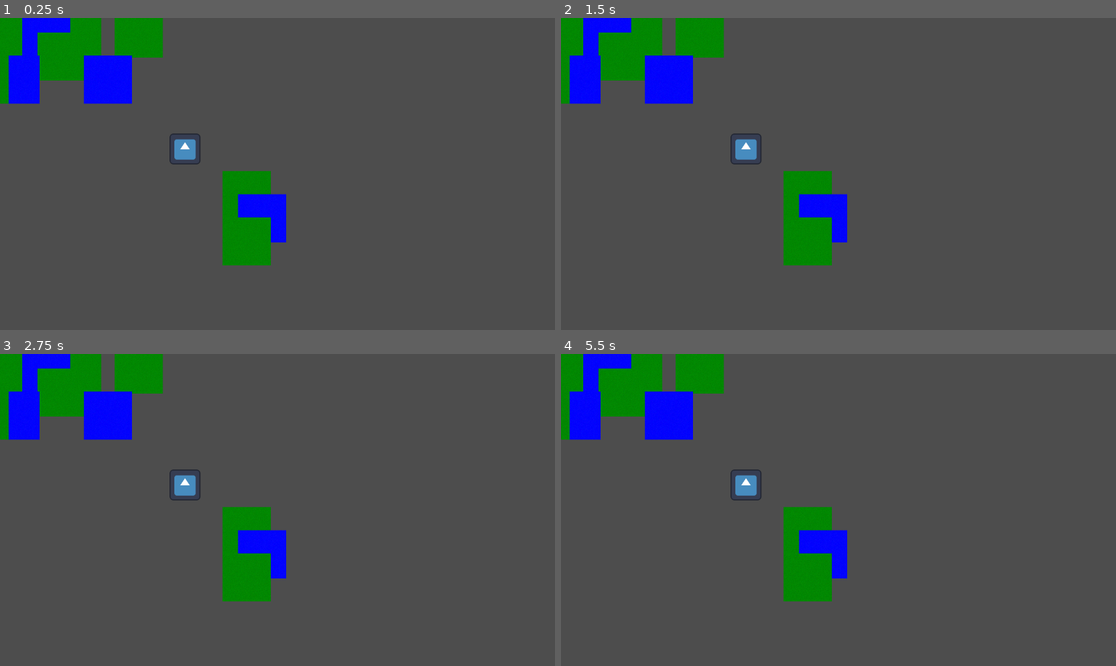
Above: before the commit, frames 1-4 (two rows, left to right).
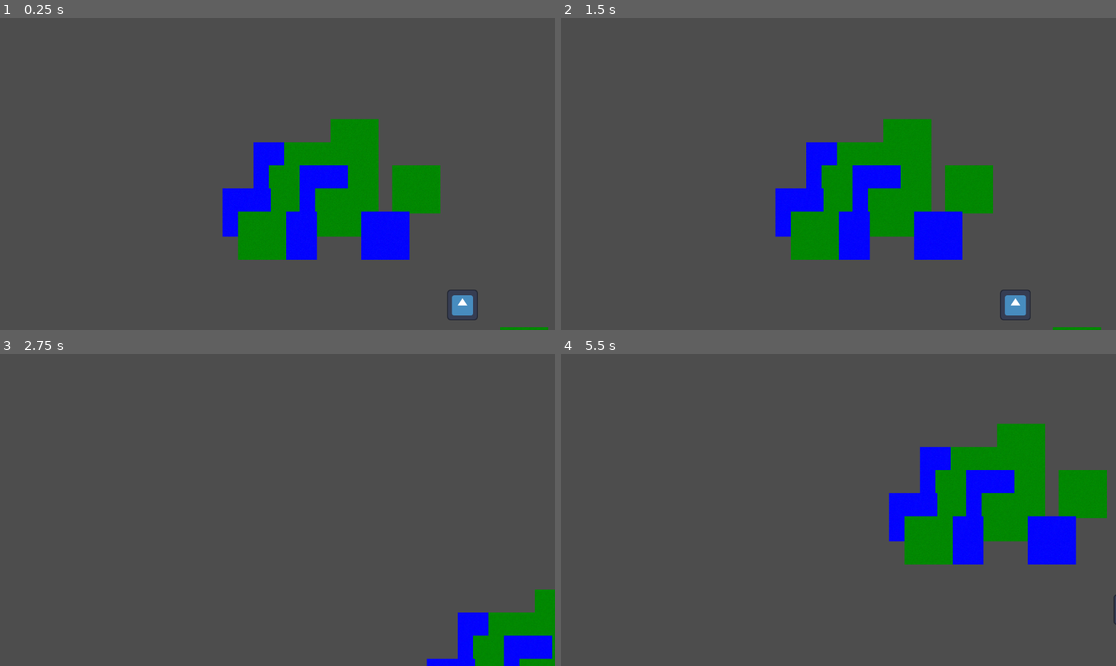
Above: after the commit, the same moments.

Repository: HedgeLizards/tomb_raiser
Game: Godot game, scene res://scenes/main.tscn
Same seed, same stepped clock (60 frames per second), same inputs: the game is played once before the commit and once after it. The engine's default icon, where the game draws it, is replaced by a stand-in: a white triangle on a blue panel in a dark square.
Inputs (mouse positions are in pixels of both pictures, inside the frame that each line leads up to; where the layout moved, square brackets give the same spot in the first picture):
- Up to frame 1 (0.25 s): no input
- Up to frame 2 (1.5 s): click (1021, 305) [744, 149] at 0.5 s; tap Enter at 1.25 s; move the mouse to (960, 158) at 1.27 s; hold Right from 1.28 s (still down); tap Space at 1.35 s; click (960, 158) at 1.42 s
- Up to frame 3 (2.75 s): tap Space at 1.52, 1.82 s; release Right at 2 s; drag from (166, 525) to (249, 572) at 2.02 s
- Up to frame 4 (5.5 s): move the mouse to (894, 441) at 2.77 s; hold Right 2.78-3.5 s; tap Space at 2.85, 4.35, 4.52, 4.82 s; click (894, 441) at 2.92 s; drag from (810, 572) to (672, 463) at 3.52 s; move the mouse to (1005, 556) at 4.27 s; hold Left 4.28-5 s; click (1005, 556) at 4.42 s; drag from (672, 463) to (755, 432) at 5.02 s

The runs differ from the first frame. In frame 1, 19% of the frame differs, in the area x 0-99%, y 0-100%; in frame 2, 18%; in frame 3, 13%; in frame 4, 22%, in the area x 0-100%, y 0-87%.

Commit message:
Add MapCamera2D for zooming, keyboard panning and dragging

Diff:
--- /dev/null
+++ b/code/MapCamera2D.gd
@@ -0,0 +1,254 @@
+class_name MapCamera2D
+extends Camera2D
+## A node that adds mouse, keyboard and gesture zooming, panning and dragging to [Camera2D].
+
+## Zoom speed: multiplies [member Camera2D.zoom] each mouse wheel scroll (set to 1 to disable zooming).
+@export_range(0.1, 10) var zoom_factor := 1.25
+## Minimum [member Camera2D.zoom].
+@export_range(0.01, 100) var zoom_min := 0.1
+## Maximum [member Camera2D.zoom].
+@export_range(0.01, 100) var zoom_max := 10.0
+## If [code]true[/code], [member MapCamera2D.zoom_min] is effectively increased (up to [member MapCamera2D.zoom_max]) to stay within limits.
+@export var zoom_limited := true
+## If [code]true[/code], mouse zooming is done relative to the cursor (instead of to the center of the screen).
+@export var zoom_relative := true
+## If [code]true[/code], zooming can also be done with the plus and minus keys.
+@export var zoom_keyboard := true
+
+## Pan speed: adds to [member Camera2D.offset] while the cursor is near the viewport's edges (set to 0 to disable panning).
+@export_range(0, 10000) var pan_speed := 250.0
+## Maximum number of pixels away from the viewport's edges for the cursor to be considered near.
+@export_range(0, 1000) var pan_margin := 25.0
+## If [code]true[/code], panning can also be done with the arrow keys (and space bar for centering).
+@export var pan_keyboard := true
+
+## If [code]true[/code], the map can be dragged while holding the left mouse button.
+@export var drag := true
+## Slide after dragging: multiplies the final drag movement each second (set to 0 to stop immediately).
+@export_range(0, 1) var drag_inertia := 0.1
+
+var _tween_offset
+var _tween_zoom
+var _pan_direction: set = _set_pan_direction
+var _pan_direction_mouse = Vector2.ZERO
+var _dragging = false
+var _drag_movement = Vector2()
+
+@onready var _target_zoom = zoom
+
+func _ready():
+	_pan_direction = Vector2.ZERO
+
+	change_zoom()
+
+	get_viewport().size_changed.connect(change_zoom)
+
+func _process(delta):
+	if _drag_movement == Vector2.ZERO:
+		clamp_offset(_pan_direction * pan_speed * delta / zoom)
+	else:
+		_drag_movement *= drag_inertia ** delta
+
+		clamp_offset(-_drag_movement / zoom)
+
+		if _drag_movement.length_squared() < 0.01:
+			set_process(false)
+			set_physics_process(false)
+
+func _physics_process(delta):
+	_process(delta)
+
+func _unhandled_input(event):
+	if event is InputEventMagnifyGesture:
+		change_zoom(1 + ((zoom_factor if zoom_factor > 1 else 1 / zoom_factor) - 1) * (event.factor - 1) * 2.5)
+	elif event is InputEventPanGesture:
+		change_zoom(1 + (1 / zoom_factor - 1) * event.delta.y / 7.5)
+	elif event is InputEventMouseButton:
+		if event.pressed:
+			match event.button_index:
+				MOUSE_BUTTON_WHEEL_UP:
+					change_zoom(zoom_factor)
+				MOUSE_BUTTON_WHEEL_DOWN:
+					change_zoom(1 / zoom_factor)
+				MOUSE_BUTTON_LEFT:
+					if drag:
+						Input.set_default_cursor_shape(Input.CURSOR_DRAG) # delete to disable drag cursor
+
+						_dragging = true
+						_drag_movement = Vector2()
+
+						set_process(false)
+						set_physics_process(false)
+		elif event.button_index == MOUSE_BUTTON_LEFT and _dragging:
+			Input.set_default_cursor_shape(Input.CURSOR_ARROW)
+
+			_dragging = false
+
+			if _drag_movement != Vector2.ZERO || _pan_direction != Vector2.ZERO:
+				set_process(process_callback == CAMERA2D_PROCESS_IDLE)
+				set_physics_process(process_callback == CAMERA2D_PROCESS_PHYSICS)
+	elif event is InputEventMouseMotion:
+		if _pan_direction_mouse != Vector2.ZERO:
+			_pan_direction -= _pan_direction_mouse
+
+		_pan_direction_mouse = Vector2()
+
+		if _dragging:
+			if _tween_offset != null:
+				_tween_offset.kill()
+
+			clamp_offset(-event.relative / zoom)
+
+			_drag_movement = event.relative
+		elif pan_margin > 0:
+			var camera_size = get_viewport_rect().size
+
+			if event.position.x < pan_margin:
+				_pan_direction_mouse.x -= 1
+
+			if event.position.x >= camera_size.x - pan_margin:
+				_pan_direction_mouse.x += 1
+
+			if event.position.y < pan_margin:
+				_pan_direction_mouse.y -= 1
+
+			if event.position.y >= camera_size.y - pan_margin:
+				_pan_direction_mouse.y += 1
+
+		if _pan_direction_mouse != Vector2.ZERO:
+			_pan_direction += _pan_direction_mouse
+	elif event is InputEventKey:
+		if zoom_keyboard && event.pressed:
+			match event.keycode:
+				KEY_MINUS:
+					change_zoom(zoom_factor if zoom_factor < 1 else 1 / zoom_factor, false)
+				KEY_EQUAL:
+					change_zoom(zoom_factor if zoom_factor > 1 else 1 / zoom_factor, false)
+
+		if pan_keyboard && !event.echo:
+			match event.keycode:
+				KEY_LEFT:
+					_pan_direction -= Vector2(1 if event.pressed else -1, 0)
+				KEY_RIGHT:
+					_pan_direction += Vector2(1 if event.pressed else -1, 0)
+				KEY_UP:
+					_pan_direction -= Vector2(0, 1 if event.pressed else -1)
+				KEY_DOWN:
+					_pan_direction += Vector2(0, 1 if event.pressed else -1)
+				KEY_SPACE: # delete to disable keyboard centering
+					if event.pressed:
+						if _tween_offset != null:
+							_tween_offset.kill()
+
+						offset = Vector2.ZERO
+
+func _set_pan_direction(value):
+	_pan_direction = value
+
+	if _pan_direction == Vector2.ZERO || _dragging:
+		set_process(false)
+		set_physics_process(false)
+	elif pan_speed > 0:
+		set_process(process_callback == CAMERA2D_PROCESS_IDLE)
+		set_physics_process(process_callback == CAMERA2D_PROCESS_PHYSICS)
+
+		_drag_movement = Vector2()
+
+		if _tween_offset != null:
+			_tween_offset.kill()
+
+## After changing the node's global position, set [code]offset = offset[/code] then call this to stay within limits.
+func clamp_offset(relative := Vector2()):
+	var camera_size = get_viewport_rect().size / zoom
+	var camera_rect = Rect2(get_screen_center_position() + relative - camera_size / 2, camera_size)
+
+	if camera_rect.position.x < limit_left:
+		_drag_movement.x = 0
+		relative.x += limit_left - camera_rect.position.x
+		camera_rect.end.x += limit_left - camera_rect.position.x
+
+	if camera_rect.end.x > limit_right:
+		_drag_movement.x = 0
+		relative.x -= camera_rect.end.x - limit_right
+
+	if camera_rect.end.y > limit_bottom:
+		_drag_movement.y = 0
+		relative.y -= camera_rect.end.y - limit_bottom
+		camera_rect.position.y -= camera_rect.end.y - limit_bottom
+
+	if camera_rect.position.y < limit_top:
+		_drag_movement.y = 0
+		relative.y += limit_top - camera_rect.position.y
+
+	if relative != Vector2.ZERO:
+		offset += relative
+
+## After changing the node's limits, call this without arguments to stay within limits.
+func change_zoom(factor = null, with_cursor = true):
+	var limited_zoom_min = zoom_min
+
+	if zoom_limited:
+		var min_zoom_within_limits = get_viewport_rect().size / Vector2(limit_right - limit_left, limit_bottom - limit_top)
+
+		limited_zoom_min = min(max(zoom_min, min_zoom_within_limits.x, min_zoom_within_limits.y), zoom_max)
+	elif factor == null:
+		return
+
+	if factor != null:
+		if factor < 1:
+			if _target_zoom.x < limited_zoom_min || is_equal_approx(_target_zoom.x, limited_zoom_min):
+				return
+
+			if _target_zoom.y < limited_zoom_min || is_equal_approx(_target_zoom.y, limited_zoom_min):
+				return
+		elif factor > 1:
+			if _target_zoom.x > zoom_max || is_equal_approx(_target_zoom.x, zoom_max):
+				return
+
+			if _target_zoom.y > zoom_max || is_equal_approx(_target_zoom.y, zoom_max):
+				return
+		else:
+			return
+
+		_target_zoom *= factor
+
+	var clamped_zoom = _target_zoom
+
+	clamped_zoom *= max(1, limited_zoom_min / _target_zoom.x, limited_zoom_min / _target_zoom.y)
+	clamped_zoom *= min(1, zoom_max / _target_zoom.x, zoom_max / _target_zoom.y)
+
+	if factor == null:
+		_set_zoom_level(clamped_zoom)
+
+		_target_zoom = zoom
+	elif position_smoothing_enabled && position_smoothing_speed > 0:
+		if zoom_relative && with_cursor && !is_processing() && !is_physics_processing():
+			var relative_position = get_global_mouse_position() - global_position - offset
+			var relative = relative_position - relative_position * zoom / clamped_zoom
+
+			if _tween_offset != null:
+				_tween_offset.kill()
+
+			_tween_offset = create_tween().set_trans(Tween.TRANS_QUAD).set_ease(Tween.EASE_OUT).set_process_mode(process_callback as Tween.TweenProcessMode)
+			_tween_offset.tween_property(self, 'offset', offset + relative, 2.5 / position_smoothing_speed)
+
+		if _tween_zoom != null:
+			_tween_zoom.kill()
+
+		_tween_zoom = create_tween().set_trans(Tween.TRANS_QUAD).set_ease(Tween.EASE_OUT).set_process_mode(process_callback as Tween.TweenProcessMode)
+		_tween_zoom.tween_method(func(value): _set_zoom_level(Vector2.ONE / value), Vector2.ONE / zoom, Vector2.ONE / clamped_zoom, 2.5 / position_smoothing_speed)
+	else:
+		if zoom_relative && with_cursor:
+			var relative_position = get_global_mouse_position() - global_position - offset
+			var relative = relative_position - relative_position * zoom / clamped_zoom
+
+			zoom = clamped_zoom
+
+			clamp_offset(relative)
+		else:
+			_set_zoom_level(clamped_zoom)
+
+func _set_zoom_level(value):
+	zoom = value
+
+	clamp_offset()
--- a/scenes/main.tscn
+++ b/scenes/main.tscn
@@ -1,5 +1,6 @@
-[gd_scene load_steps=10 format=4 uid="uid://ba6qjddxcbjdt"]
+[gd_scene load_steps=11 format=4 uid="uid://ba6qjddxcbjdt"]
 
+[ext_resource type="Script" path="res://code/MapCamera2D.gd" id="1_7m1iq"]
 [ext_resource type="PackedScene" uid="uid://dkuc368kt8yd4" path="res://scenes/tiles/grass.tscn" id="1_hl2yr"]
 [ext_resource type="Script" path="res://code/cursor.gd" id="1_n1hes"]
 [ext_resource type="PackedScene" uid="uid://c8our1tju6by1" path="res://scenes/tiles/sea.tscn" id="2_06ss3"]
@@ -45,4 +46,9 @@
 [node name="Cursor" type="Node" parent="."]
 script = ExtResource("1_n1hes")
 
+[node name="Camera2D" type="Camera2D" parent="."]
+position_smoothing_enabled = true
+script = ExtResource("1_7m1iq")
+pan_margin = 0.0
+
 [connection signal="select_pressed" from="Units/Necromancer" to="Cursor" method="_on_unit_select_pressed"]
Not shown, changed: .gitignore
